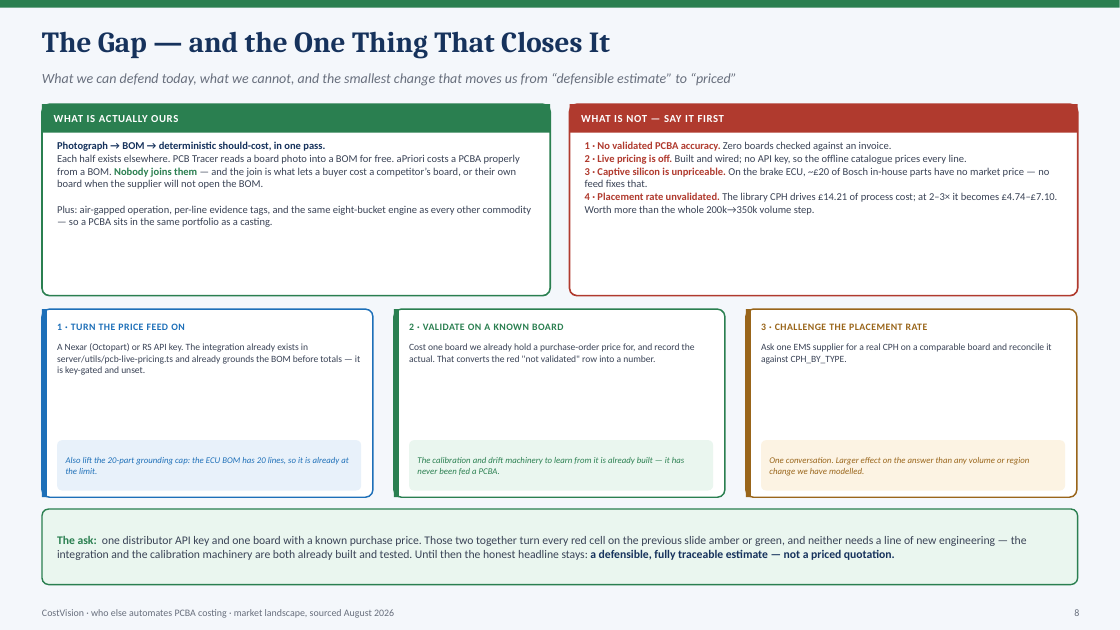
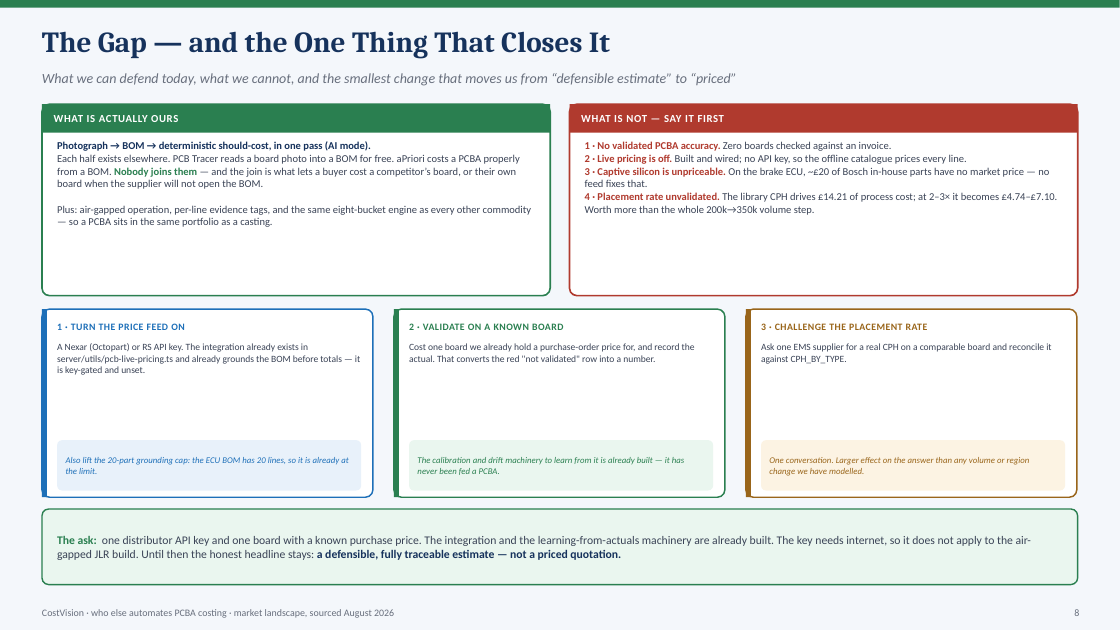
Before and after one commit to bhosaleavinash546/leamington-marathi, a slide deck: slide 8 of CostVision-Workflow-Explained.pptx. Drawn at 1120x630 pixels with LibreOffice and Linux fonts; fonts in the diff are those of the drawing. Boxes give left, top, right and bottom in pixels: in the first picture for what was removed or moved away, otherwise in the second. Text is boxed around its words. In the diff, an @@ line names an element or a change of style, - is before the commit and + after.

```diff
--- a/CostVision-Workflow-Explained.pptx
+++ b/CostVision-Workflow-Explained.pptx
@@ text at (x1=57, y1=141, x2=531, y2=227): text changed @@
-Photograph → BOM → deterministic should-cost, in one pass.
-Each half exists elsewhere. PCB Tracer reads a board photo into a BOM for free. aPriori costs a PCBA properly from a BOM. Nobody joins them — and the join is what lets a buyer cost a competitor’s board, or their own board when the supplier will not open the BOM.
-Plus: air-gapped operation, per-line evidence tags, and the same eight-bucket engine as every other commodity — so a PCBA sits in the same portfolio as a casting.
+Photograph → BOM → deterministic should-cost, in one pass (AI mode).
+Each half exists elsewhere. PCB Tracer reads a board photo into a BOM for free. aPriori costs a PCBA properly from a BOM. Nobody joins them — and the join is what lets a buyer cost a competitor’s board, or their own board when the supplier will not open the BOM.
+Plus: air-gapped operation, per-line evidence tags, and the same eight-bucket engine as every other commodity — so a PCBA sits in the same portfolio as a casting.
@@ text at (x1=57, y1=536, x2=1032, y2=560): text changed @@
-The ask: one distributor API key and one board with a known purchase price. Those two together turn every red cell on the previous slide amber or green, and neither needs a line of new engineering — the integration and the calibration machinery are both already built and tested. Until then the honest headline stays: a defensible, fully traceable estimate — not a priced quotation.
+The ask: one distributor API key and one board with a known purchase price. The integration and the learning-from-actuals machinery are already built. The key needs internet, so it does not apply to the air-gapped JLR build. Until then the honest headline stays: a defensible, fully traceable estimate — not a priced quotation.
```
Also in this commit, not shown: 47 other slides changed, 1 other file.
